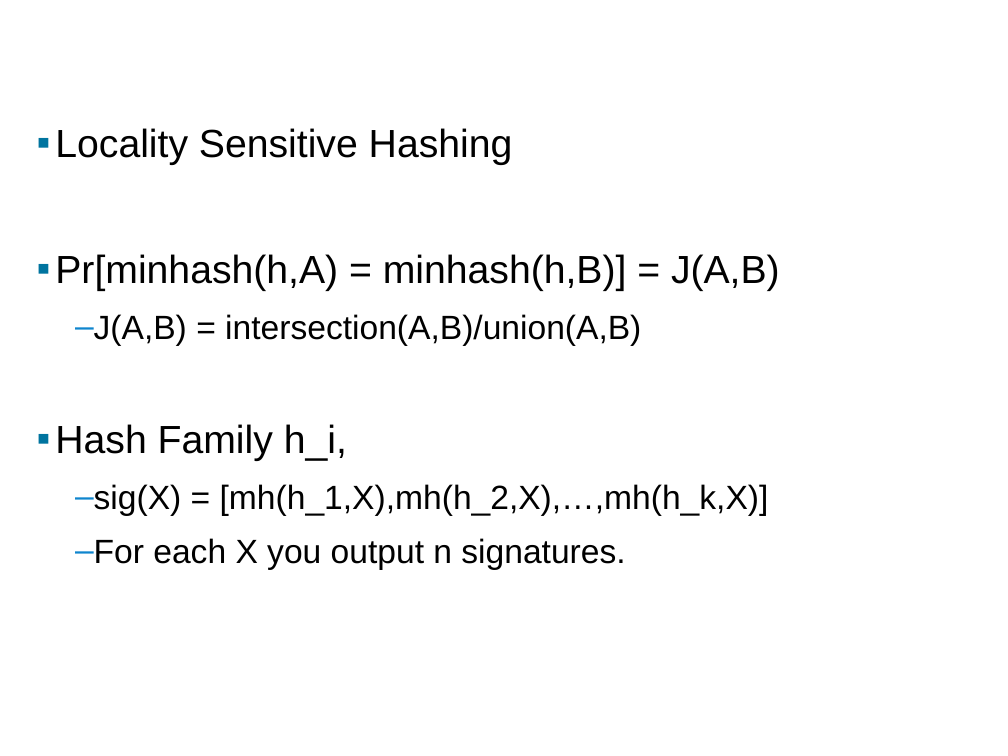
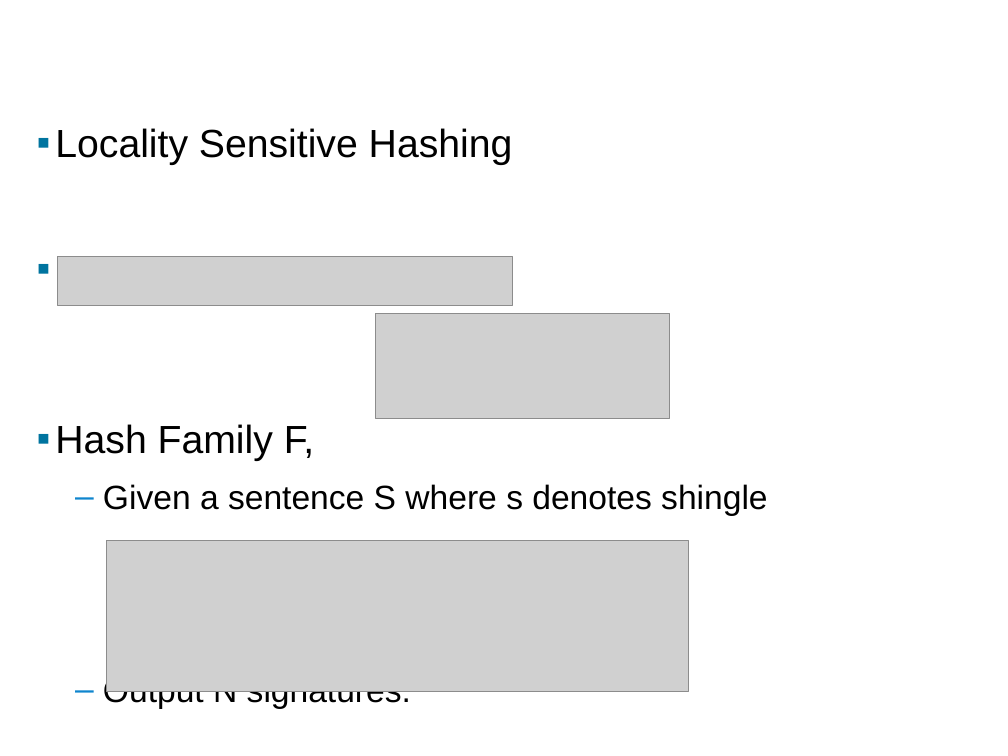
Before and after one commit to seweissman/wikiduper, a slide deck: slide 6 of presentation/NearDupDetectionWikipedia.pptx. Drawn at 1008x756 pixels with LibreOffice and Linux fonts; fonts in the diff are those of the drawing; grey boxes stand for pictures; background and template pictures are left out. Boxes give left, top, right and bottom in pixels: in the first picture for what was removed or moved away, otherwise in the second. Text is boxed around its words. In the diff, an @@ line names an element or a change of style, - is before the commit and + after.

```diff
--- a/presentation/NearDupDetectionWikipedia.pptx
+++ b/presentation/NearDupDetectionWikipedia.pptx
@@ picture added at <box>57,256,512,305</box> @@
@@ picture added at <box>376,313,670,418</box> @@
@@ text at <box>55,424,767,709</box>: text changed @@
-▪ Pr[minhash(h,A) = minhash(h,B)] = J(A,B)
-  – J(A,B) = intersection(A,B)/union(A,B)
-▪ Hash Family h_i,
-  – sig(X) = [mh(h_1,X),mh(h_2,X),…,mh(h_k,X)]
-  – For each X you output n signatures.
+▪ Hash Family F,
+  – Given a sentence S where s denotes shingle
+  – Output N signatures.
@@ picture added at <box>107,540,688,691</box> @@
```
Also in this commit, not shown: 7 other slides changed, 2 slides added, 3 slides removed.
